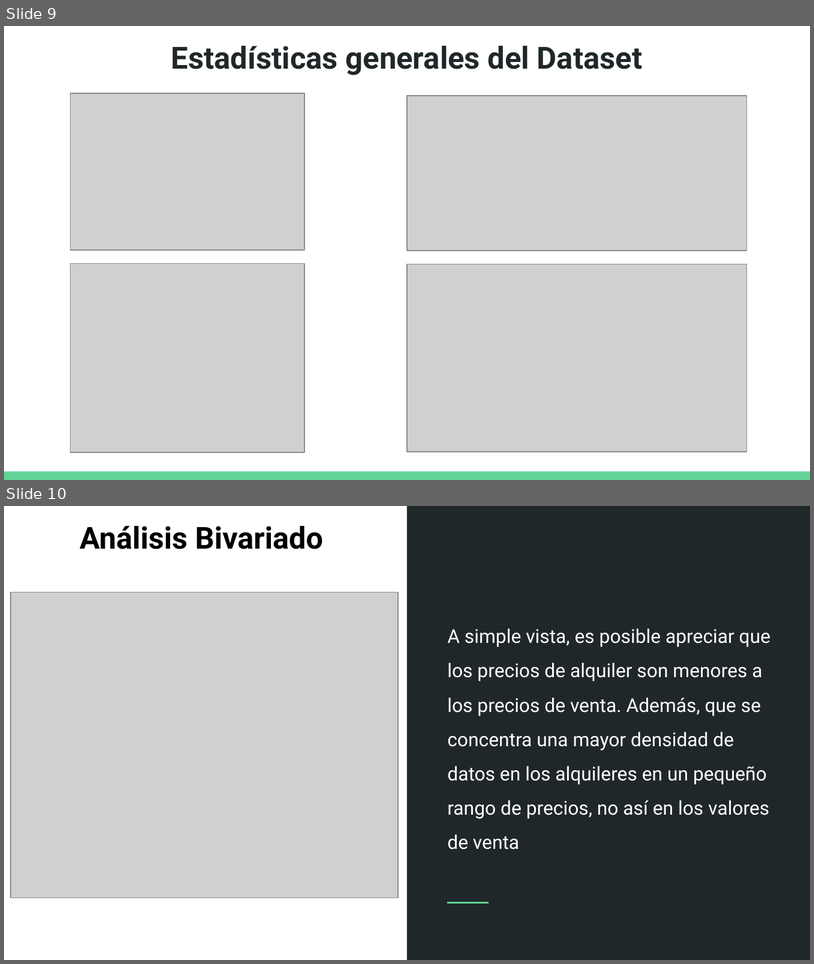
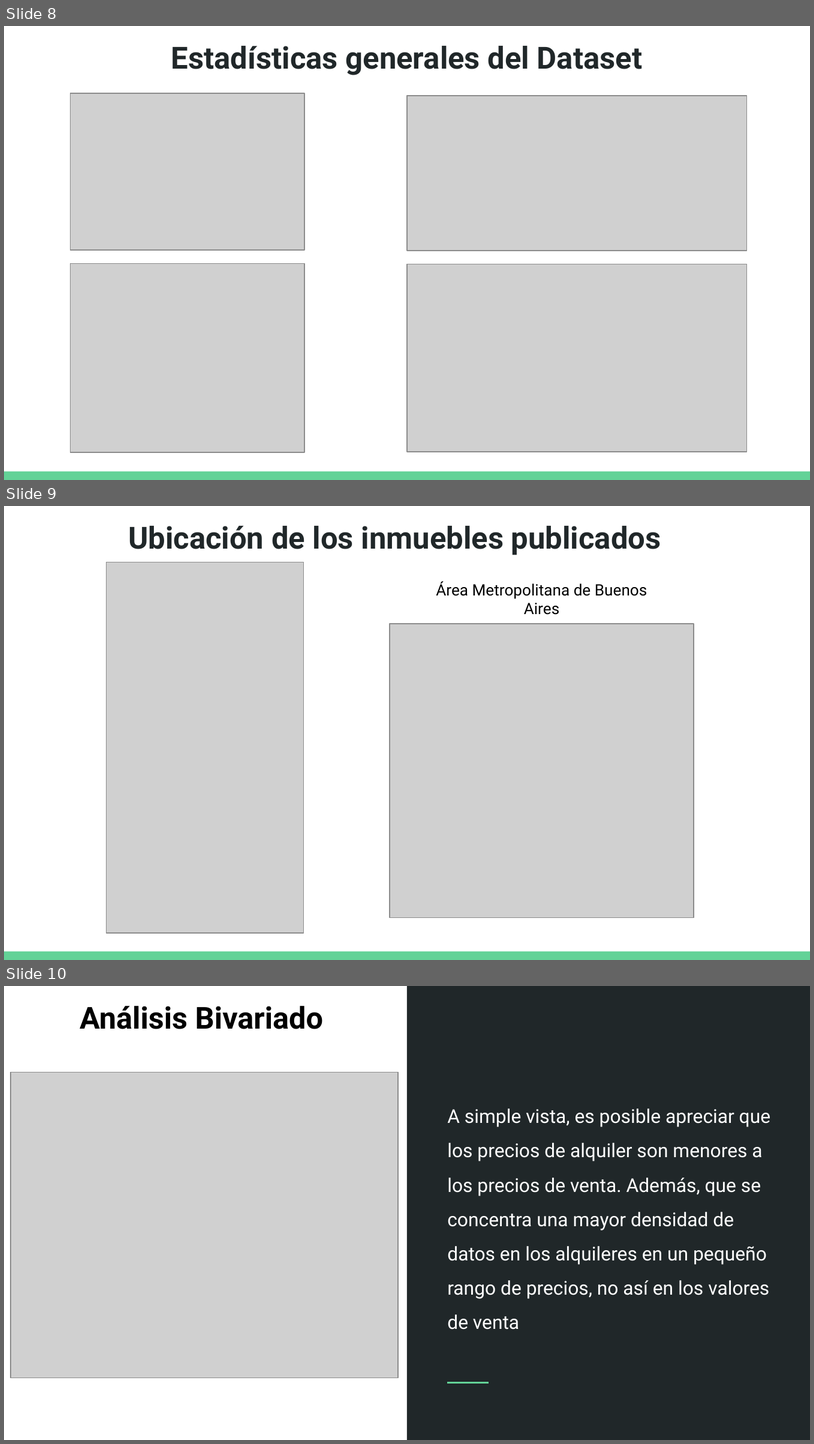
Before and after one commit to marcoavillani/argprops, a slide deck: Predicción de Precios Inmobiliarios.pptx. Shown one above the other, each under a label of ours: slides 9 and 10 before the commit, slides 8, 9 and 10 after it. The pictures are 814x964 and 814x1444 pixels, drawn with LibreOffice and Linux fonts; fonts in the diff are those of the drawing; grey boxes stand for pictures. Boxes give left, top, right and bottom in pixels: in the first picture for what was removed or moved away, otherwise in the second. Text is boxed around its words. In the diff, an @@ line names an element or a change of style, - is before the commit and + after.

```diff
--- a/Predicción de Precios Inmobiliarios.pptx
+++ b/Predicción de Precios Inmobiliarios.pptx
@@ slide 9 added at [4,506,810,960], background #FFFFFF; not listed: 1 template element that a slide beside it also shows @@
@@ title added at [128,526,662,555], 27.2 pt, text #202729, bold @@
+Ubicación de los inmuebles publicados
@@ picture added at [107,562,304,933] @@
@@ text added at [436,581,647,615], 14 pt, text #000000 @@
+Área Metropolitana de Buenos Aires
@@ picture added at [390,624,694,918] @@
@@ what was slide 9 is now slide 8 @@
```
Also in this commit, not shown: 1 slide changed, 10 other slides added, 1 slide removed, 1 other file.
